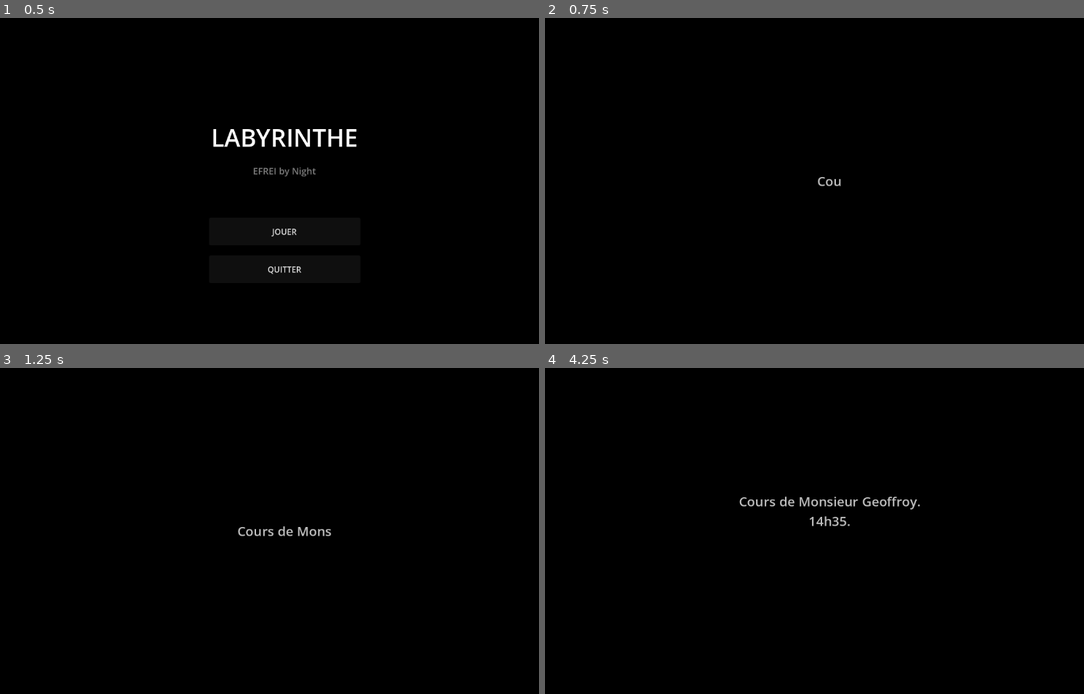
Above: before the commit, frames 1-4 (two rows, left to right).
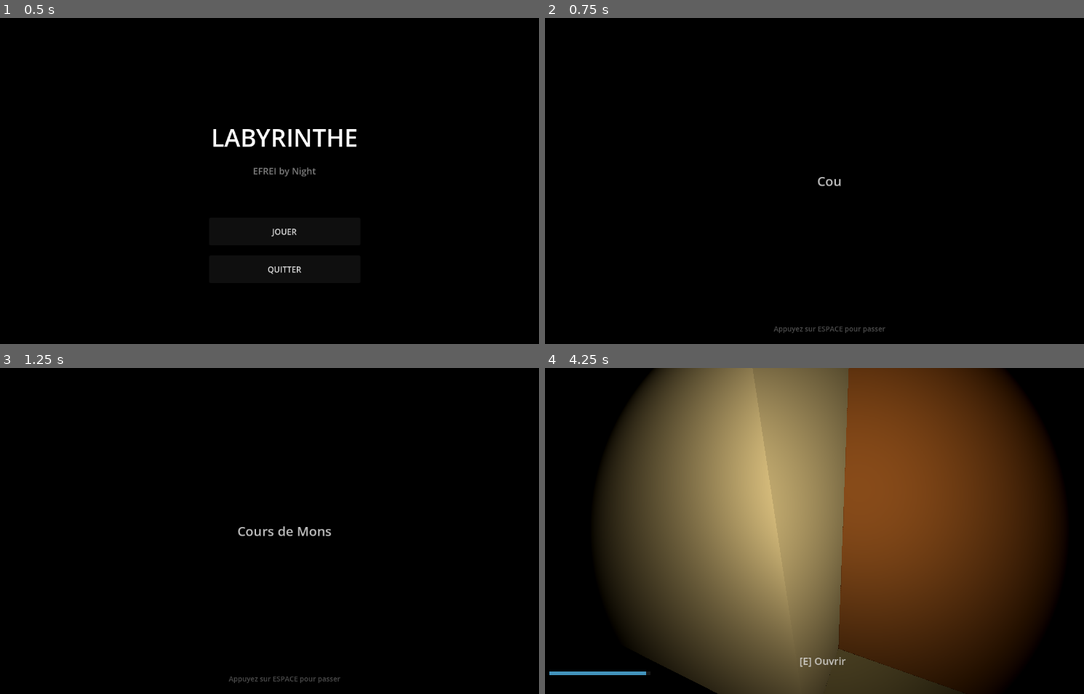
Above: after the commit, the same moments.

Repository: matteobnvl/games-week
Game: Godot game, scene res://menu.tscn
Two runs of this game, one before a commit and one after it. Both use one fixed random seed, a clock stepped at 60 frames per second and the inputs below.
Inputs (mouse positions are in pixels of both pictures, inside the frame that each line leads up to):
- Up to frame 1 (0.5 s): no input
- Up to frame 2 (0.75 s): click "JOUER" at 0.5 s
- Up to frame 3 (1.25 s): no input
- Up to frame 4 (4.25 s): tap Space at 1.25, 1.52, 1.82, 2.27, 2.57, 2.75, 3.05, 3.6, 3.77, 4.07 s; move the mouse to (960, 514) at 1.27 s; hold D 1.28-2.03 s; hold R 1.28-2.03 s; tap Enter at 1.35, 3.8 s; move the mouse to (712, 547) at 2.02 s; hold S 2.03-2.78 s; tap R at 2.1 s; tap E at 2.3 s; move the mouse to (889, 459) at 2.77 s; hold D 2.78-3.53 s; hold E 2.78-3.53 s; move the mouse to (798, 596) at 3.52 s; hold W from 3.53 s (still down)

Frame 1 is identical in both runs. In frame 2, 0.1% of the frame differs, in the area x 42-64%, y 94-97%; in frame 3, 0.1%; in frame 4, 77%, in the area x 0-96%, y 0-100%.

Commit message:
feat: add song to step and opening door

Diff:
--- a/cinematic.gd
+++ b/cinematic.gd
@@ -56,33 +56,34 @@
 	"",
 ]
 
-const CHAR_DELAY := 0.04         # délai entre chaque caractère
-const LINE_PAUSE := 0.8          # pause entre chaque ligne
-const DOTS_PAUSE := 1.5          # pause plus longue pour les "..."
-const EMPTY_PAUSE := 0.3         # pause pour les lignes vides
-const END_PAUSE := 2.0           # pause à la fin avant de lancer le jeu
+const CHAR_DELAY := 0.04
+const LINE_PAUSE := 0.8
+const DOTS_PAUSE := 1.5
+const EMPTY_PAUSE := 0.3
+const END_PAUSE := 2.0
 
 var current_line: int = 0
 var current_char: int = 0
 var timer: float = 0.0
-var state: String = "typing"     # typing, pausing, finished
+var state: String = "typing"
 var pause_duration: float = 0.0
 var displayed_text: String = ""
 
 var label: Label
 var skip_label: Label
+var fading := false
+var fade_rect: ColorRect
+var fade_alpha: float = 0.0
 
 
 func _ready() -> void:
 	Input.mouse_mode = Input.MOUSE_MODE_VISIBLE
 
-	# Fond noir
 	var bg := ColorRect.new()
 	bg.color = Color(0, 0, 0)
 	bg.set_anchors_preset(PRESET_FULL_RECT)
 	add_child(bg)
 
-	# Texte principal
 	label = Label.new()
 	label.horizontal_alignment = HORIZONTAL_ALIGNMENT_CENTER
 	label.vertical_alignment = VERTICAL_ALIGNMENT_CENTER
@@ -93,18 +94,29 @@
 	label.text = ""
 	add_child(label)
 
-	# Petit texte en bas (pas de skip mais indication)
 	skip_label = Label.new()
-	skip_label.text = ""
+	skip_label.text = "Appuyez sur ESPACE pour passer"
 	skip_label.horizontal_alignment = HORIZONTAL_ALIGNMENT_CENTER
-	skip_label.set_anchors_preset(PRESET_BOTTOM_WIDE)
+	skip_label.set_anchors_preset(Control.PRESET_BOTTOM_WIDE)
 	skip_label.position.y = -40
 	skip_label.add_theme_font_size_override("font_size", 14)
 	skip_label.add_theme_color_override("font_color", Color(0.3, 0.3, 0.3))
 	add_child(skip_label)
 
 
+func _unhandled_input(event: InputEvent) -> void:
+	if fading:
+		return
+
+	if event is InputEventKey and event.pressed:
+		if event.keycode == KEY_SPACE or event.keycode == KEY_ENTER or event.keycode == KEY_ESCAPE:
+			_start_fade()
+
+
 func _process(delta: float) -> void:
+	if fading:
+		return
+
 	if state == "typing":
 		_process_typing(delta)
 	elif state == "pausing":
@@ -121,7 +133,6 @@
 
 	var line: String = LINES[current_line]
 
-	# Ligne vide = juste une pause
 	if line == "":
 		displayed_text += "\n"
 		label.text = displayed_text
@@ -130,7 +141,6 @@
 		pause_duration = EMPTY_PAUSE
 		return
 
-	# Taper caractère par caractère
 	timer += delta
 	if timer >= CHAR_DELAY:
 		timer = 0.0
@@ -139,22 +149,17 @@
 			label.text = displayed_text
 			current_char += 1
 		else:
-			# Ligne terminée
 			displayed_text += "\n"
 			label.text = displayed_text
 			current_char = 0
 			current_line += 1
 			state = "pausing"
 
-			# Pause plus longue pour les "..."
-			if line == "...":
-				pause_duration = DOTS_PAUSE
-			elif line.ends_with("..."):
+			if line == "..." or line.ends_with("..."):
 				pause_duration = DOTS_PAUSE
 			else:
 				pause_duration = LINE_PAUSE
 
-	# Garder seulement les dernières lignes visibles (effet défilement)
 	_trim_display()
 
 
@@ -167,12 +172,10 @@
 func _process_finished(delta: float) -> void:
 	pause_duration -= delta
 	if pause_duration <= 0:
-		# Fondu au noir puis lancer le jeu
 		_start_fade()
 
 
 func _trim_display() -> void:
-	# Garder max 12 lignes affichées
 	var lines: PackedStringArray = displayed_text.split("\n")
 	if lines.size() > 12:
 		var trimmed: PackedStringArray = lines.slice(lines.size() - 12)
@@ -180,14 +183,12 @@
 		label.text = displayed_text
 
 
-var fading := false
-var fade_rect: ColorRect
-var fade_alpha: float = 0.0
-
 func _start_fade() -> void:
 	if fading:
 		return
 	fading = true
+
+	skip_label.visible = false
 
 	fade_rect = ColorRect.new()
 	fade_rect.color = Color(0, 0, 0, 0)
@@ -195,9 +196,8 @@
 	fade_rect.z_index = 100
 	add_child(fade_rect)
 
-	# Utiliser un tween pour le fondu
 	var tween: Tween = create_tween()
-	tween.tween_method(_set_fade, 0.0, 1.0, 2.0)
+	tween.tween_method(_set_fade, 0.0, 1.0, 1.5)
 	tween.tween_callback(_go_to_game)
 
 
@@ -205,7 +205,6 @@
 	fade_alpha = value
 	if fade_rect:
 		fade_rect.color = Color(0, 0, 0, value)
-	# Faire disparaître le texte aussi
 	label.add_theme_color_override("font_color", Color(0.75 * (1.0 - value), 0.75 * (1.0 - value), 0.75 * (1.0 - value)))
 
 
--- a/main.gd
+++ b/main.gd
@@ -4,7 +4,7 @@
 const SCALE := 0.12
 const WALL_HEIGHT := 5.0
 const THRESHOLD := 128
-const MAP_PATH := "res://map2.png"
+const MAP_PATH := "res://map3.png"
 const WALK_SPEED := 5.0
 const SPRINT_SPEED := 9.0
 const JUMP_VELOCITY := 4.5
@@ -20,12 +20,20 @@
 const BATTERY_MAX := 100.0
 const BATTERY_DRAIN := 3.0
 const BATTERY_RECHARGE_SPEED := 35.0
-const FLASH_ENERGY_MAX := 3.5
+const FLASH_ENERGY_MAX := 4.0
 const FLASH_ENERGY_MIN := 0.15
 const FLASH_RANGE_MAX := 35.0
 const FLASH_RANGE_MIN := 6.0
-const FLASH_ANGLE_MAX := 40.0
+const FLASH_ANGLE_MAX := 50.0
 const FLASH_ANGLE_MIN := 15.0
+
+# --- Portes ---
+const DOOR_INTERACT_DISTANCE := 2.5
+const DOOR_OPEN_SPEED := 1.5
+const DOOR_SOUND_PATH := "res://door_open.ogg"
+
+# --- Bruits de pas ---
+const FOOTSTEP_SOUND_PATH := "res://footstep.ogg"
 
 var spawn_position := Vector3.ZERO
 var player: CharacterBody3D
@@ -44,6 +52,30 @@
 var battery_bar_fg: ColorRect
 var battery_bar_bg: ColorRect
 
+var player_spawned := false
+var frames_before_spawn := 3
+
+var doors: Array = []
+var interact_label: Label
+var grid_data: Array[Array] = []
+var grid_rows: int = 0
+var grid_cols: int = 0
+
+var footstep_audio: AudioStreamPlayer
+var was_sprinting := false
+
+class Door:
+	var mesh: MeshInstance3D
+	var body: StaticBody3D
+	var pivot: Node3D
+	var is_open := false
+	var is_animating := false
+	var current_angle := 0.0
+	var target_angle := 0.0
+	var audio: AudioStreamPlayer3D
+	var center_pos := Vector3.ZERO
+	var is_horizontal := true
+
 
 func _ready() -> void:
 	var image := Image.new()
@@ -53,30 +85,255 @@
 		print("ERREUR : impossible de charger ", MAP_PATH)
 		return
 
-	var cols: int = image.get_width()
-	var rows: int = image.get_height()
-
-	var grid: Array[Array] = []
-	for row: int in range(rows):
+	grid_cols = image.get_width()
+	grid_rows = image.get_height()
+
+	var red_grid: Array[Array] = []
+
+	for row: int in range(grid_rows):
 		var line: Array[int] = []
-		for col: int in range(cols):
+		var red_line: Array[bool] = []
+		for col: int in range(grid_cols):
 			var pixel: Color = image.get_pixel(col, row)
-			if pixel.r < (THRESHOLD / 255.0):
+			if pixel.r > 0.8 and pixel.g < 0.3 and pixel.b < 0.3:
+				line.append(2)
+				red_line.append(true)
+			elif pixel.r < (THRESHOLD / 255.0):
 				line.append(1)
+				red_line.append(false)
 			else:
 				line.append(0)
-		grid.append(line)
-
-	var rectangles: Array = _merge_walls(grid, rows, cols)
-	var spawn_grid: Vector2 = _find_spawn(grid, rows, cols)
+				red_line.append(false)
+		grid_data.append(line)
+		red_grid.append(red_line)
+
+	var door_blocks: Array = _find_door_blocks(red_grid, grid_rows, grid_cols)
+	var rectangles: Array = _merge_walls(grid_data, grid_rows, grid_cols)
+	var spawn_grid: Vector2 = _find_spawn(grid_data, grid_rows, grid_cols)
 	spawn_position = Vector3(spawn_grid.x * SCALE, 2.0, spawn_grid.y * SCALE)
 
-	_build_floor(rows, cols)
-	_build_walls(rectangles, rows)
-	_create_player()
+	_build_floor(grid_rows, grid_cols)
+	_build_walls(rectangles, grid_rows)
+	_build_doors_from_blocks(door_blocks)
 	_create_ui()
 
-	print("Pret ! Murs: ", rectangles.size(), " | Spawn: ", spawn_position)
+	print("Pret ! Murs: ", rectangles.size(), " | Portes: ", doors.size(), " | Spawn: ", spawn_position)
+
+
+func _find_door_blocks(red_grid: Array, rows: int, cols: int) -> Array:
+	var visited: Array[Array] = []
+	for row: int in range(rows):
+		var line: Array[bool] = []
+		line.resize(cols)
+		line.fill(false)
+		visited.append(line)
+
+	var blocks: Array = []
+
+	for row: int in range(rows):
+		for col: int in range(cols):
+			if not red_grid[row][col] or visited[row][col]:
+				continue
+
+			var min_col: int = col
+			var max_col: int = col
+			var min_row: int = row
+			var max_row: int = row
+
+			var stack: Array[Vector2i] = [Vector2i(col, row)]
+			visited[row][col] = true
+
+			while stack.size() > 0:
+				var p: Vector2i = stack.pop_back()
+				min_col = mini(min_col, p.x)
+				max_col = maxi(max_col, p.x)
+				min_row = mini(min_row, p.y)
+				max_row = maxi(max_row, p.y)
+
+				for dir: Vector2i in [Vector2i(1,0), Vector2i(-1,0), Vector2i(0,1), Vector2i(0,-1)]:
+					var nx: int = p.x + dir.x
+					var ny: int = p.y + dir.y
+					if nx >= 0 and nx < cols and ny >= 0 and ny < rows:
+						if red_grid[ny][nx] and not visited[ny][nx]:
+							visited[ny][nx] = true
+							stack.append(Vector2i(nx, ny))
+
+			var block_w: int = max_col - min_col + 1
+			var block_h: int = max_row - min_row + 1
+			blocks.append([min_col, min_row, block_w, block_h])
+
+	return blocks
+
+
+func _detect_orientation(col: int, row: int, w: int, h: int) -> bool:
+	var center_row: int = row + h / 2
+	var center_col: int = col + w / 2
+	var check_dist: int = 5
+
+	var left_wall := false
+	var check_c: int = col - check_dist
+	if check_c >= 0 and check_c < grid_cols:
+		left_wall = grid_data[center_row][check_c] == 1
+
+	var right_wall := false
+	check_c = col + w + check_dist
+	if check_c >= 0 and check_c < grid_cols:
+		right_wall = grid_data[center_row][check_c] == 1
+
+	var top_wall := false
+	var check_r: int = row - check_dist
+	if check_r >= 0 and check_r < grid_rows:
+		top_wall = grid_data[check_r][center_col] == 1
+
+	var bottom_wall := false
+	check_r = row + h + check_dist
+	if check_r >= 0 and check_r < grid_rows:
+		bottom_wall = grid_data[check_r][center_col] == 1
+
+	if left_wall and right_wall:
+		return true
+	elif top_wall and bottom_wall:
+		return false
+	elif left_wall or right_wall:
+		return true
+	else:
+		return false
+
+
+func _build_doors_from_blocks(blocks: Array) -> void:
+	var sound: Resource = null
+	if ResourceLoader.exists(DOOR_SOUND_PATH):
+		sound = load(DOOR_SOUND_PATH)
+
+	for block: Array in blocks:
+		var col: int = block[0]
+		var row: int = block[1]
+		var w: int = block[2]
+		var h: int = block[3]
+
+		var is_horizontal: bool = _detect_orientation(col, row, w, h)
+
+		var door := Door.new()
+		door.pivot = Node3D.new()
+		door.is_horizontal = is_horizontal
+
+		var door_width: float
+		var door_thickness: float = SCALE * 2.0
+		var door_height: float = WALL_HEIGHT * 0.9
+
+		if is_horizontal:
+			door_width = w * SCALE
+		else:
+			door_width = h * SCALE
+
+		var pivot_x: float
+		var pivot_z: float
+
+		if is_horizontal:
+			pivot_x = col * SCALE
+			pivot_z = (row + h / 2.0) * SCALE
+		else:
+			pivot_x = (col + w / 2.0) * SCALE
+			pivot_z = row * SCALE
+
+		door.pivot.position = Vector3(pivot_x, 0, pivot_z)
+
+		door.center_pos = Vector3(
+			(col + w / 2.0) * SCALE,
+			1.0,
+			(row + h / 2.0) * SCALE
+		)
+
+		door.mesh = MeshInstance3D.new()
+		var box := BoxMesh.new()
+
+		if is_horizontal:
+			box.size = Vector3(door_width, door_height, door_thickness)
+			door.mesh.position = Vector3(door_width / 2.0, door_height / 2.0, 0)
+		else:
+			box.size = Vector3(door_thickness, door_height, door_width)
+			door.mesh.position = Vector3(0, door_height / 2.0, door_width / 2.0)
+
+		door.mesh.mesh = box
+
+		var mat := StandardMaterial3D.new()
+		mat.albedo_color = Color(0.35, 0.2, 0.1)
+		door.mesh.material_override = mat
+
+		door.body = StaticBody3D.new()
+		var col_shape := CollisionShape3D.new()
+		var shape := BoxShape3D.new()
+		shape.size = box.size
+		col_shape.shape = shape
+		col_shape.position = door.mesh.position
+		door.body.add_child(col_shape)
+
+		door.audio = AudioStreamPlayer3D.new()
+		door.audio.max_distance = 20.0
+		door.audio.unit_size = 4.0
+		if sound:
+			door.audio.stream = sound
+		door.audio.position = door.mesh.position
+
+		door.pivot.add_child(door.mesh)
+		door.pivot.add_child(door.body)
+		door.pivot.add_child(door.audio)
+		add_child(door.pivot)
+
+		doors.append(door)
+
+
+func _process(delta: float) -> void:
+	if not player_spawned:
+		frames_before_spawn -= 1
+		if frames_before_spawn <= 0:
+			_create_player()
+			player_spawned = true
+
+	for door: Door in doors:
+		if door.is_animating:
+			var diff: float = door.target_angle - door.current_angle
+			if absf(diff) < 0.5:
+				door.current_angle = door.target_angle
+				door.is_animating = false
+			else:
+				door.current_angle += signf(diff) * DOOR_OPEN_SPEED * delta * 60.0
+			door.pivot.rotation_degrees.y = door.current_angle
+
+
+func _get_nearest_door() -> Door:
+	if not player:
+		return null
+
+	var nearest: Door = null
+	var nearest_dist: float = DOOR_INTERACT_DISTANCE
+
+	var player_pos_flat := Vector3(player.global_position.x, 1.0, player.global_position.z)
+
+	for door: Door in doors:
+		var dist: float = player_pos_flat.distance_to(door.center_pos)
+		if dist < nearest_dist:
+			nearest_dist = dist
+			nearest = door
+
+	return nearest
+
+
+func _toggle_door(door: Door) -> void:
+	if door.is_animating:
+		return
+
+	door.is_animating = true
+
+	if door.is_open:
+		door.target_angle = 0.0
+		door.is_open = false
+	else:
+		door.target_angle = 90.0
+		door.is_open = true
+
+	if door.audio.stream:
+		door.audio.play()
 
 
 func _create_player() -> void:
@@ -104,8 +361,19 @@
 	flashlight.shadow_enabled = true
 	camera.add_child(flashlight)
 
+	# Son de pas
+	footstep_audio = AudioStreamPlayer.new()
+	if ResourceLoader.exists(FOOTSTEP_SOUND_PATH):
+		var step_sound: Resource = load(FOOTSTEP_SOUND_PATH)
+		if step_sound:
+			footstep_audio.stream = step_sound
+	footstep_audio.volume_db = -5.0
+	add_child(footstep_audio)
+
 	add_child(player)
 	Input.mouse_mode = Input.MOUSE_MODE_CAPTURED
+
+	print("Joueur place a : ", player.position)
 
 
 func _create_ui() -> void:
@@ -144,6 +412,16 @@
 
 	canvas.add_child(battery_bar_bg)
 	canvas.add_child(battery_bar_fg)
+
+	interact_label = Label.new()
+	interact_label.text = "[E] Ouvrir"
+	interact_label.horizontal_alignment = HORIZONTAL_ALIGNMENT_CENTER
+	interact_label.set_anchors_preset(Control.PRESET_CENTER_BOTTOM)
+	interact_label.position = Vector2(-60, -80)
+	interact_label.add_theme_font_size_override("font_size", 20)
+	interact_label.add_theme_color_override("font_color", Color(0.9, 0.9, 0.9, 0.8))
+	interact_label.visible = false
+	canvas.add_child(interact_label)
 
 	add_child(canvas)
 
@@ -182,9 +460,19 @@
 	battery_bar_bg.visible = true
 	battery_bar_fg.visible = true
 
+	var nearest: Door = _get_nearest_door()
+	if nearest and not nearest.is_animating:
+		if nearest.is_open:
+			interact_label.text = "[E] Fermer"
+		else:
+			interact_label.text = "[E] Ouvrir"
+		interact_label.visible = true
+	else:
+		interact_label.visible = false
+
 
 func _update_flashlight(delta: float) -> void:
-	if Input.is_key_pressed(KEY_E):
+	if Input.is_key_pressed(KEY_R):
 		is_recharging = true
 		flashlight.visible = false
 		battery += BATTERY_RECHARGE_SPEED * delta
@@ -216,6 +504,24 @@
 			flashlight.visible = true
 
 
+func _update_footsteps(is_moving: bool) -> void:
+	if not footstep_audio:
+		return
+
+	var on_ground: bool = player.is_on_floor()
+
+	if is_moving and on_ground:
+		# Ajuster le pitch selon marche/sprint
+		var target_pitch: float = 1.4 if is_sprinting else 1.0
+		footstep_audio.pitch_scale = target_pitch
+
+		if not footstep_audio.playing:
+			footstep_audio.play()
+	else:
+		if footstep_audio.playing:
+			footstep_audio.stop()
+
+
 func _unhandled_input(event: InputEvent) -> void:
 	if not player:
 		return
@@ -235,6 +541,11 @@
 		if not is_recharging:
 			flashlight_on = not flashlight_on
 			flashlight.visible = flashlight_on and battery > 0
+
+	if event is InputEventKey and event.pressed and event.keycode == KEY_E:
+		var nearest: Door = _get_nearest_door()
+		if nearest:
+			_toggle_door(nearest)
 
 
 func _physics_process(delta: float) -> void:
@@ -285,6 +596,7 @@
 
 	player.move_and_slide()
 
+	_update_footsteps(is_moving)
 	_update_flashlight(delta)
 	_update_ui()
 
Binary file added: map3.png
Binary file added: map4.png
Not shown, changed: .DS_Store
Not shown, added: door_open.ogg
Not shown, added: door_open.wav
Not shown, added: footstep.ogg
Not shown, added: son_porte_grincement.m4a
